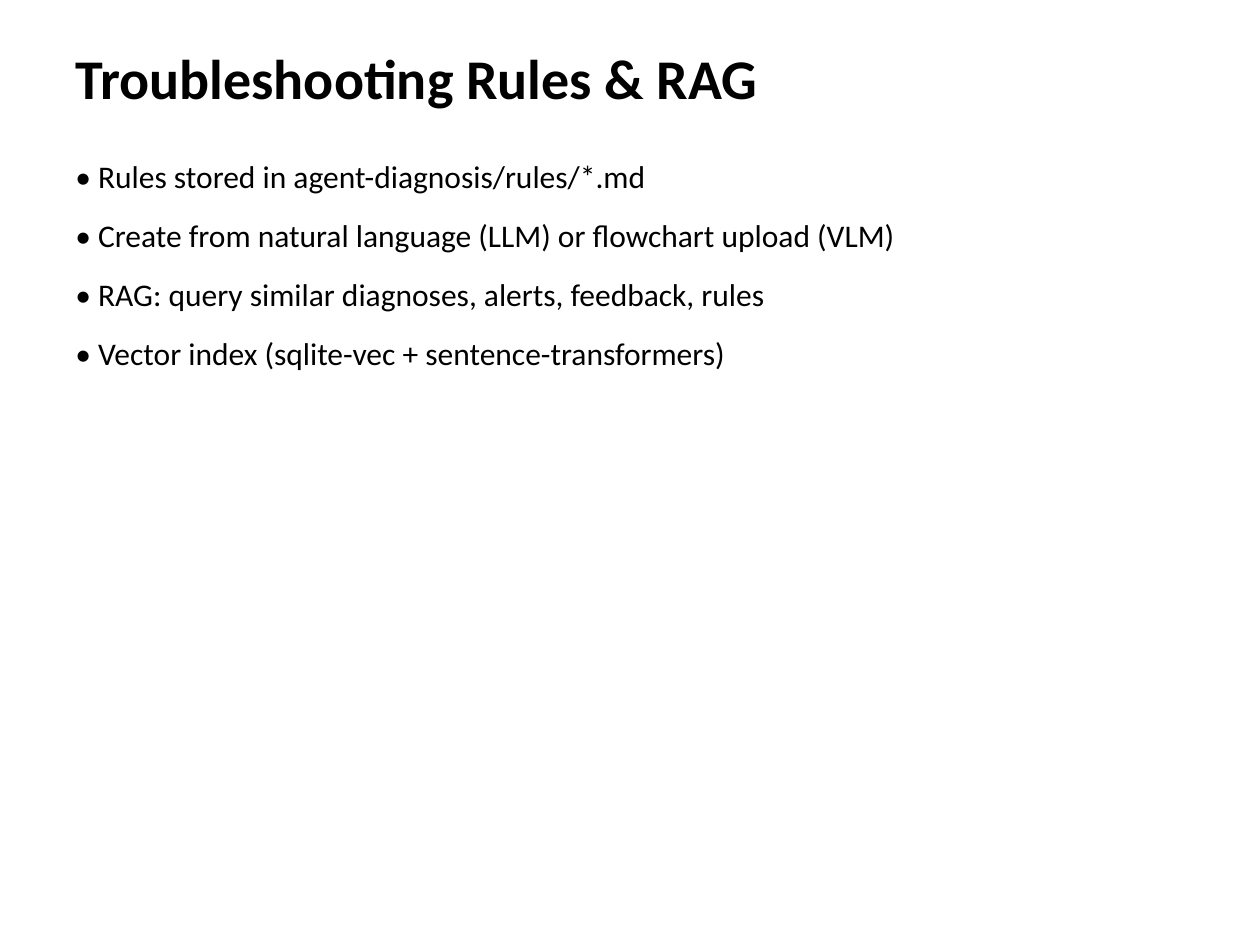
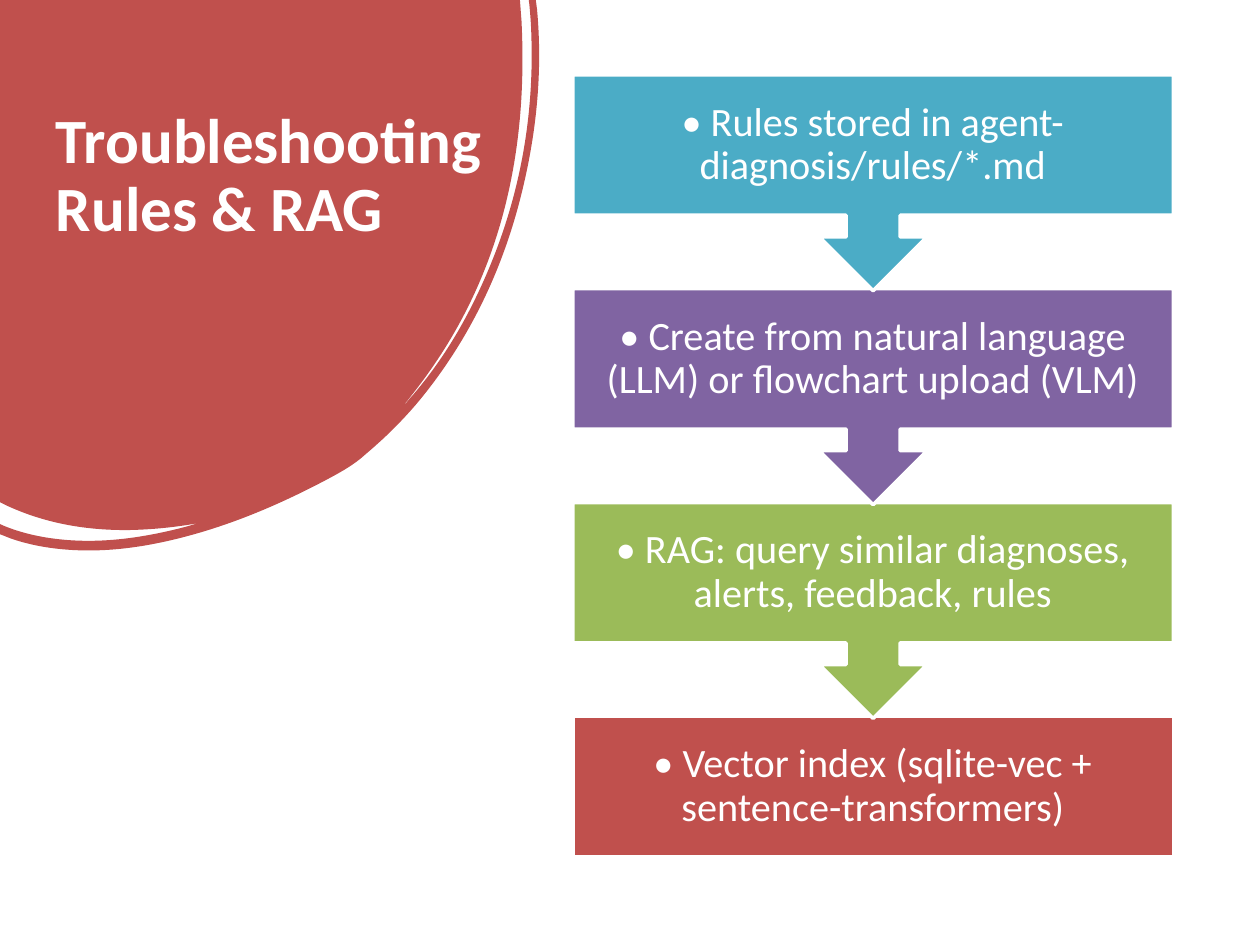
Before and after one commit to Haoj1/Powerplant-Multi-Agent, a slide deck: slide 25 of docs/Multi-Agent_Powerplant_Project.pptx (slide 20 before the commit). Drawn at 1260x945 pixels with LibreOffice and Linux fonts; fonts in the diff are those of the drawing. Boxes give left, top, right and bottom in pixels: in the first picture for what was removed or moved away, otherwise in the second. Text is boxed around its words. In the diff, an @@ line names an element or a change of style, - is before the commit and + after.

```diff
--- a/docs/Multi-Agent_Powerplant_Project.pptx
+++ b/docs/Multi-Agent_Powerplant_Project.pptx
@@ freeform shape added at bbox=[0, 0, 539, 551], fill #C0504D @@
@@ text "Troubleshooting Rules & RAG": place and size @@
-text "Troubleshooting Rules & RAG" at bbox=[75, 59, 757, 109]
+text "Troubleshooting Rules & RAG" at bbox=[56, 118, 481, 232]
@@ text "Troubleshooting Rules & RAG" at bbox=[56, 118, 481, 232]: size 32 to 36 pt, text colour #000000 to #FFFFFF; line spacing 1 to 0.9; more space between paragraphs @@
@@ group added at bbox=[573, 74, 1174, 857]: 4 texts, 3 up arrow callouts, 1 rectangle @@
+• Vector index (sqlite-vec + sentence-transformers)
+• RAG: query similar diagnoses, alerts, feedback, rules
+• Create from natural language (LLM) or flowchart upload (VLM)
+• Rules stored in agent-diagnosis/rules/*.md
@@ text removed at bbox=[98, 165, 894, 370] @@
-• Rules stored in agent-diagnosis/rules/*.md
-• Create from natural language (LLM) or flowchart upload (VLM)
-• RAG: query similar diagnoses, alerts, feedback, rules
-• Vector index (sqlite-vec + sentence-transformers)
```
Also in this commit, not shown: 24 other slides changed, 5 slides added, 2 slides removed.
